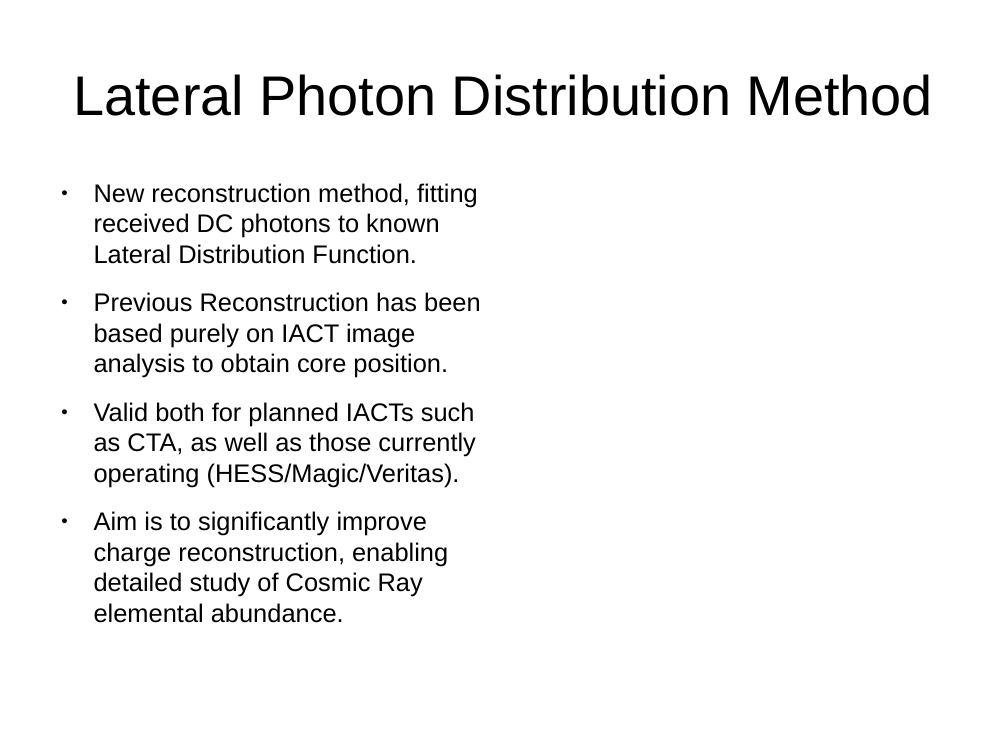
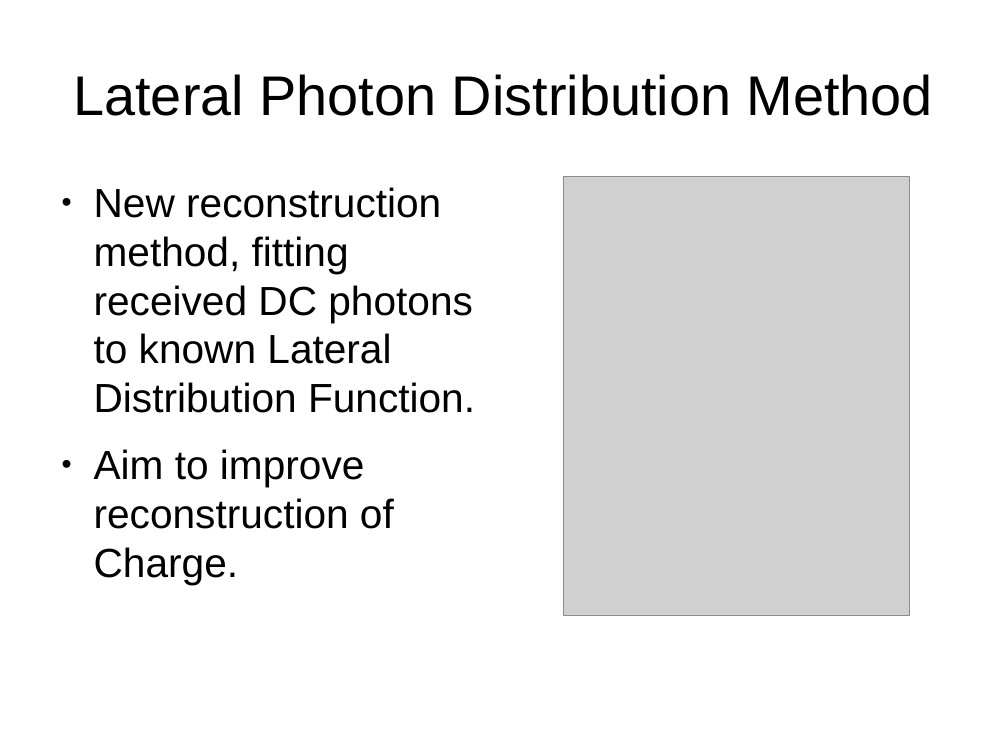
Before and after one commit to robertdstein/DESY, a slide deck: slide 2 of presentations/dpg presentation/slides.odp. Drawn at 1008x756 pixels with LibreOffice and Linux fonts; fonts in the diff are those of the drawing; grey boxes stand for pictures. Boxes give left, top, right and bottom in pixels: in the first picture for what was removed or moved away, otherwise in the second. Text is boxed around its words. In the diff, an @@ line names an element or a change of style, - is before the commit and + after.

```diff
--- a/presentations/dpg presentation/slides.odp
+++ b/presentations/dpg presentation/slides.odp
@@ picture added at (563, 177, 909, 615) @@
@@ text at (94, 187, 475, 413): size 20 to 32 pt in "New reconstruction method, fitting received DC photons ..." @@
@@ text at (94, 449, 394, 584): text changed; size 20 to 32 pt @@
-● Previous Reconstruction has been based purely on IACT image analysis to obtain core position.
-● Valid both for planned IACTs such as CTA, as well as those currently operating (HESS/Magic/Veritas).
-● Aim is to significantly improve charge reconstruction, enabling detailed study of Cosmic Ray elemental abundance.
+● Aim to improve reconstruction of Charge.
```
Also in this commit, not shown: 2 other slides changed, 35 other files.
